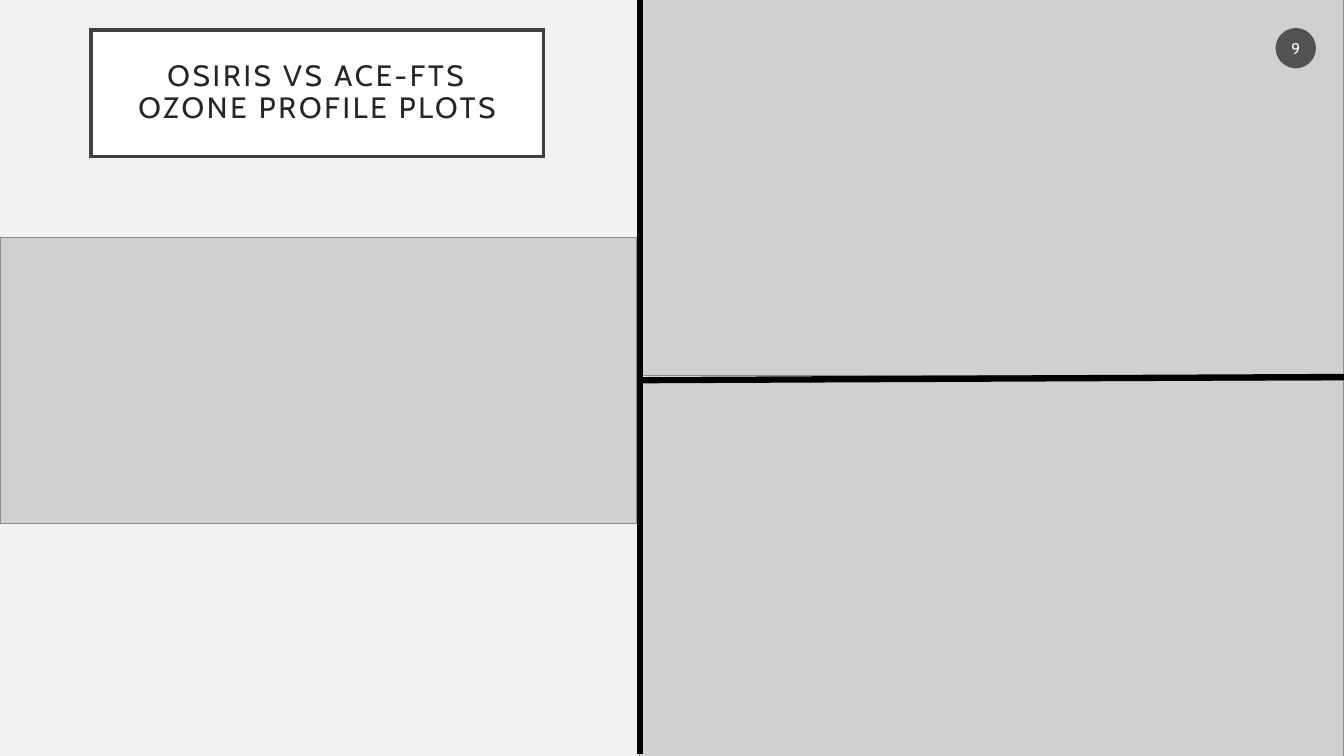
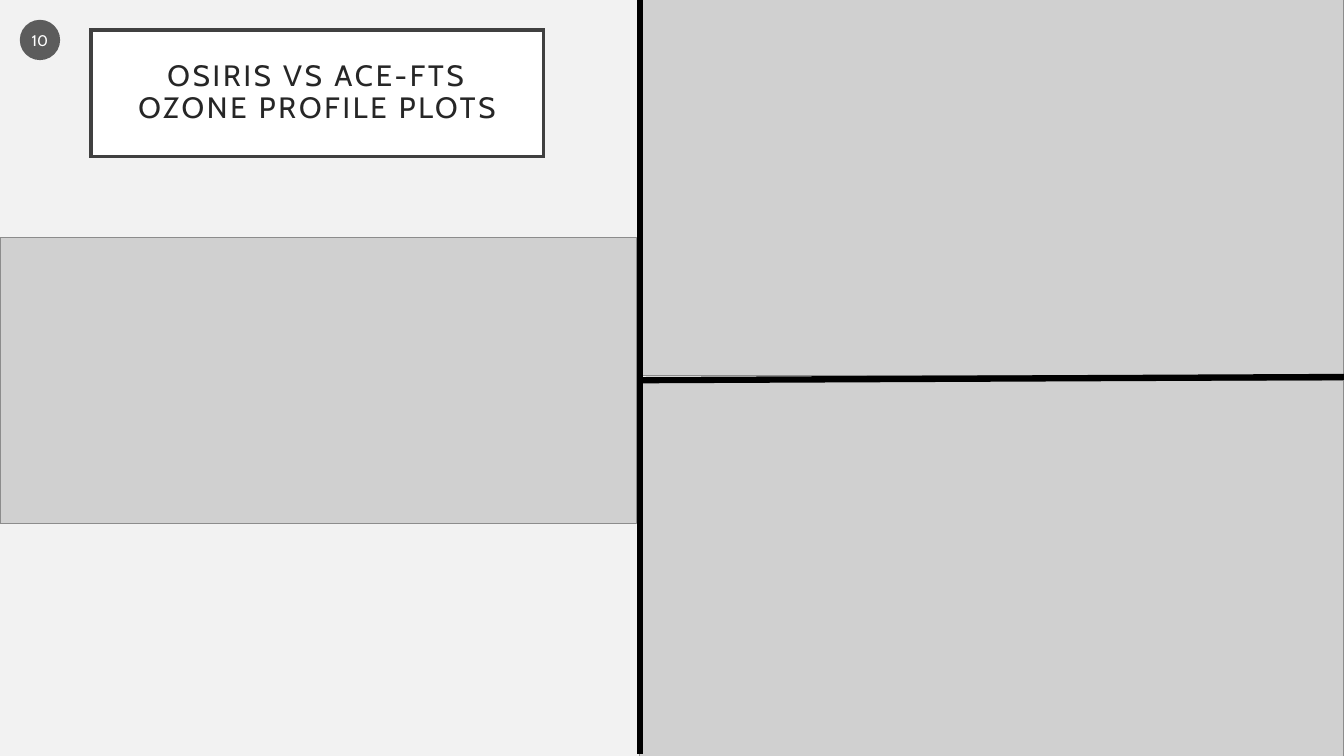
Before and after one commit to Sallamsaka/ozone-measurement-comparison, a slide deck: slide 10 of Midterm Presentation1.pptx (slide 9 before the commit). Drawn at 1344x756 pixels with LibreOffice and Linux fonts; fonts in the diff are those of the drawing; grey boxes stand for pictures. Boxes give left, top, right and bottom in pixels: in the first picture for what was removed or moved away, otherwise in the second. Text is boxed around its words. In the diff, an @@ line names an element or a change of style, - is before the commit and + after.

Commit message:
fixed averaging kernel, made seasonal individual measurement comparison plots

```diff
--- a/Midterm Presentation1.pptx
+++ b/Midterm Presentation1.pptx
@@ page number added at [20,20,60,60], fill #1D1D1D at 70% opacity, 11 pt, text #FFFFFF @@
+10
@@ page number removed at [1276,28,1317,69] @@
-9
```
Also in this commit, not shown: 12 other slides changed, 1 slide added, 1 slide removed, 21 other files.
